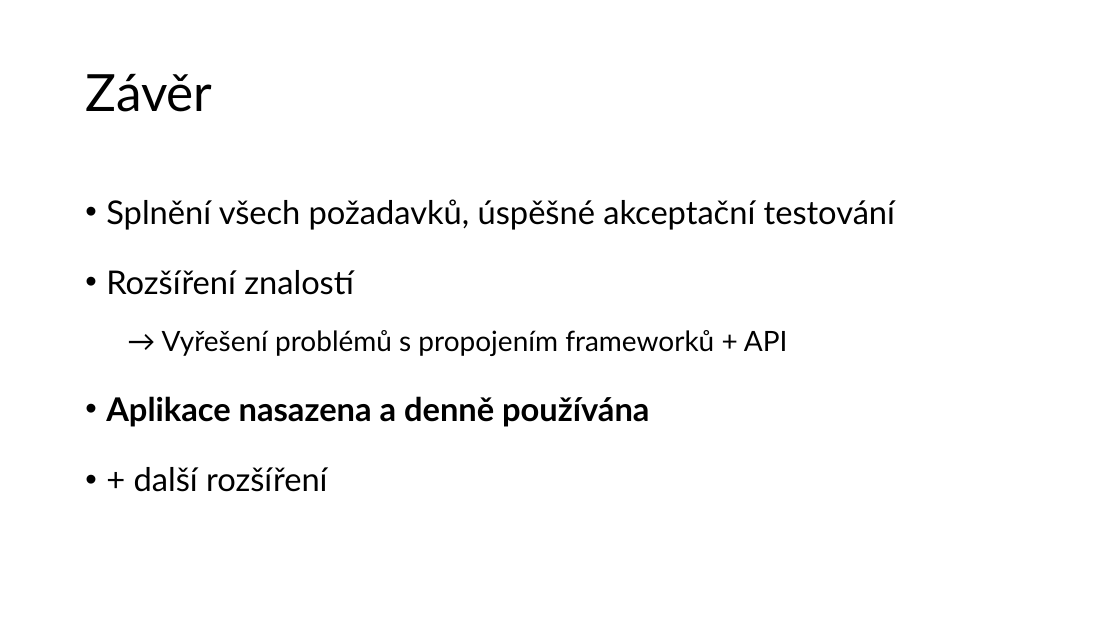
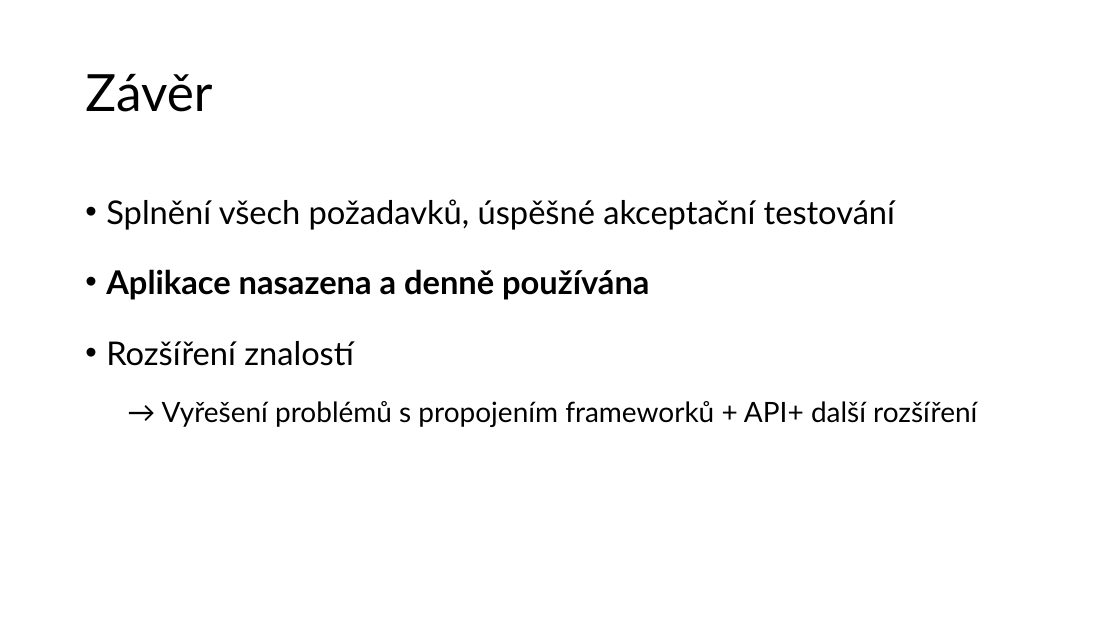
Before and after one commit to rodlukas/bachelors-thesis, a slide deck: slide 10 of prezentace/DPR prezentace.pptx. Drawn at 1120x630 pixels with LibreOffice and Linux fonts; fonts in the diff are those of the drawing. Boxes give left, top, right and bottom in pixels: in the first picture for what was removed or moved away, otherwise in the second. Text is boxed around its words. In the diff, an @@ line names an element or a change of style, - is before the commit and + after.

Commit message:
úprava pořadí řádků v závěru prezentace

```diff
--- a/prezentace/DPR prezentace.pptx
+++ b/prezentace/DPR prezentace.pptx
@@ text at bbox=[106, 269, 649, 300]: paragraph added @@
+• Aplikace nasazena a denně používána
@@ text at bbox=[162, 401, 977, 427]: text changed; size 28 to 24 pt @@
-  → Vyřešení problémů s propojením frameworků + API
-• Aplikace nasazena a denně používána
-• + další rozšíření
+  → Vyřešení problémů s propojením frameworků + API+ další rozšíření
```
Also in this commit, not shown: 1 other file.
